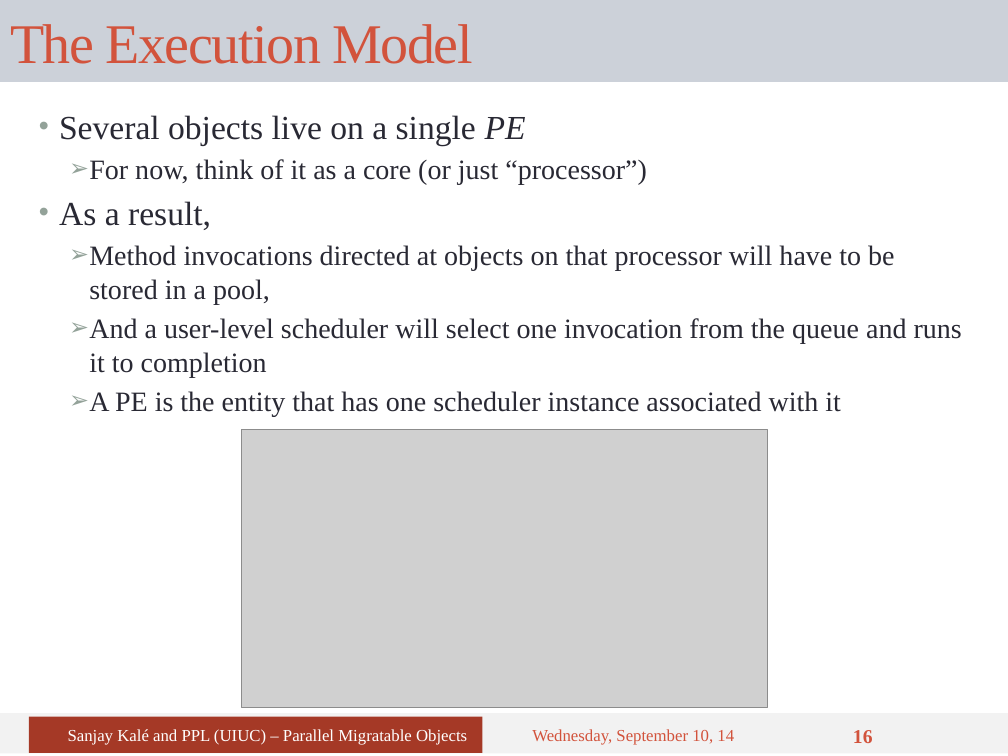
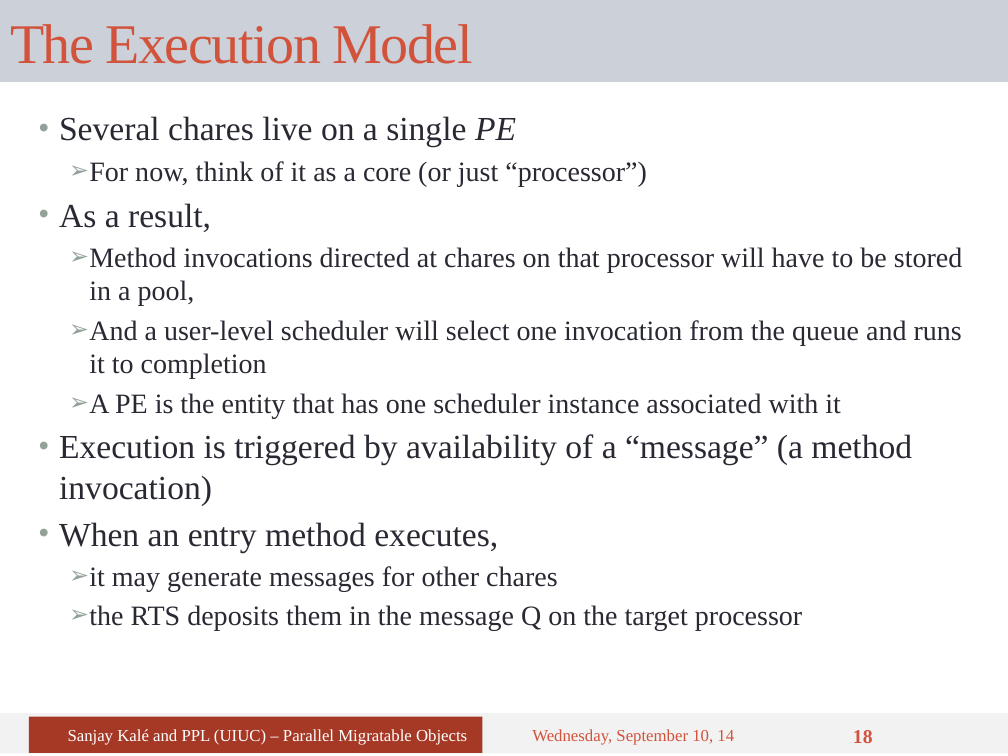
Before and after one commit to UIUC-PPL/charm_tutorial, a slide deck: slide 18 of tutorial-01-intro.pptx (slide 16 before the commit). Drawn at 1008x756 pixels with LibreOffice and Linux fonts; fonts in the diff are those of the drawing; grey boxes stand for pictures. Boxes give left, top, right and bottom in pixels: in the first picture for what was removed or moved away, otherwise in the second. Text is boxed around its words. In the diff, an @@ line names an element or a change of style, - is before the commit and + after.

```diff
--- a/tutorial-01-intro.pptx
+++ b/tutorial-01-intro.pptx
@@ text at (59, 116, 516, 147): text changed @@
-• Several objects live on a single PE
+• Several chares live on a single PE
@@ text at (89, 247, 962, 306): text changed @@
-  ➢ Method invocations directed at objects on that processor will have to be stored in a pool,
+  ➢ Method invocations directed at chares on that processor will have to be stored in a pool,
@@ text at (59, 434, 912, 631): paragraphs added @@
+• Execution is triggered by availability of a “message” (a method invocation)
+• When an entry method executes,
+  ➢ it may generate messages for other chares
+  ➢ the RTS deposits them in the message Q on the target processor
@@ picture removed at (242, 429, 767, 708) @@
@@ page number at (853, 730, 873, 743): text changed @@
-16
+18
```
Also in this commit, not shown: 5 other slides changed, 6 slides added.
